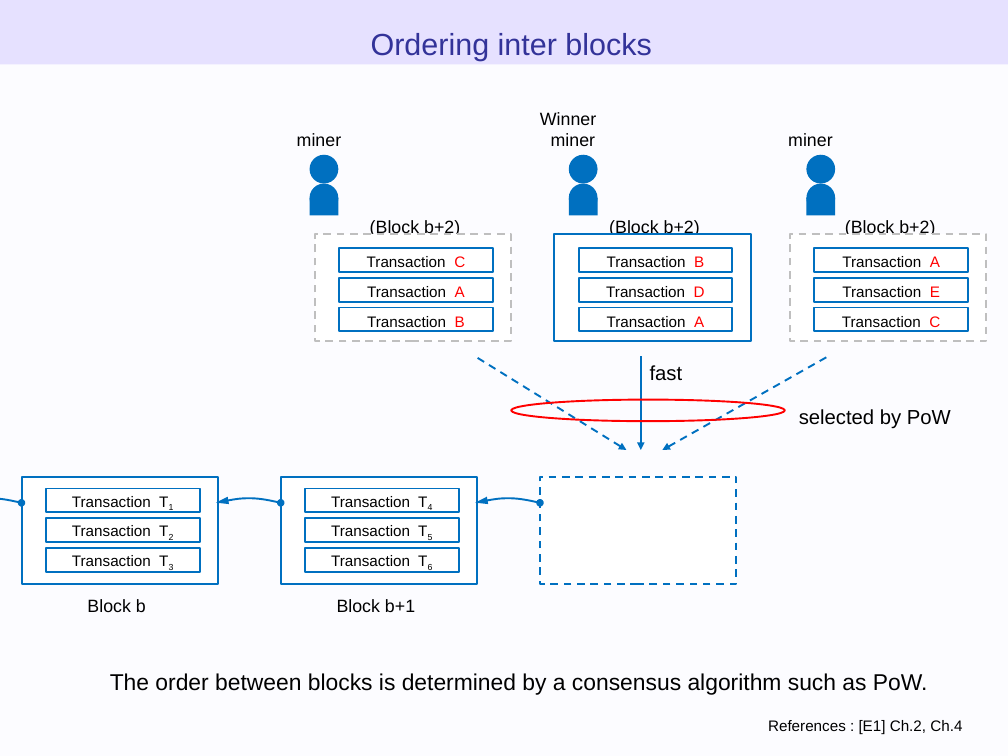
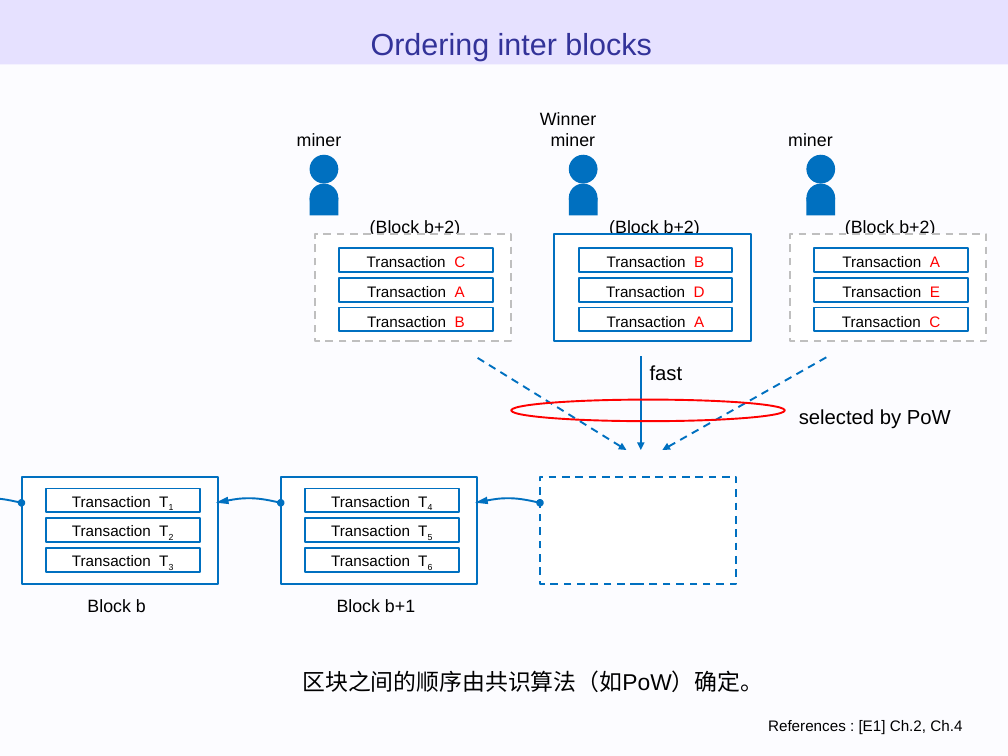
Before and after one commit to WTNO/Evm_Js_Learning, a slide deck: slide 43 of ethereum_evm_illustrated - 翻译.pptx. Drawn at 1008x756 pixels with LibreOffice and Linux fonts; fonts in the diff are those of the drawing. Boxes give left, top, right and bottom in pixels: in the first picture for what was removed or moved away, otherwise in the second. Text is boxed around its words. In the diff, an @@ line names an element or a change of style, - is before the commit and + after.

```diff
--- a/ethereum_evm_illustrated - 翻译.pptx
+++ b/ethereum_evm_illustrated - 翻译.pptx
@@ text at [302,670,763,692]: text changed @@
-The order between blocks is determined by a consensus algorithm such as PoW.
+区块之间的顺序由共识算法（如PoW）确定。
```
Also in this commit, not shown: 10 other slides changed.
